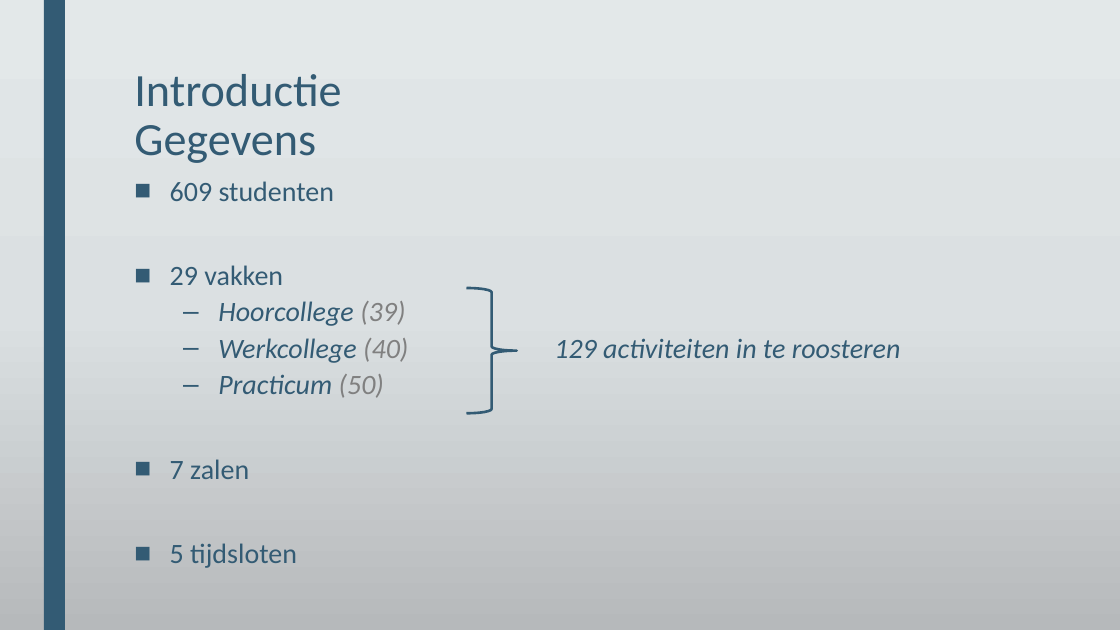
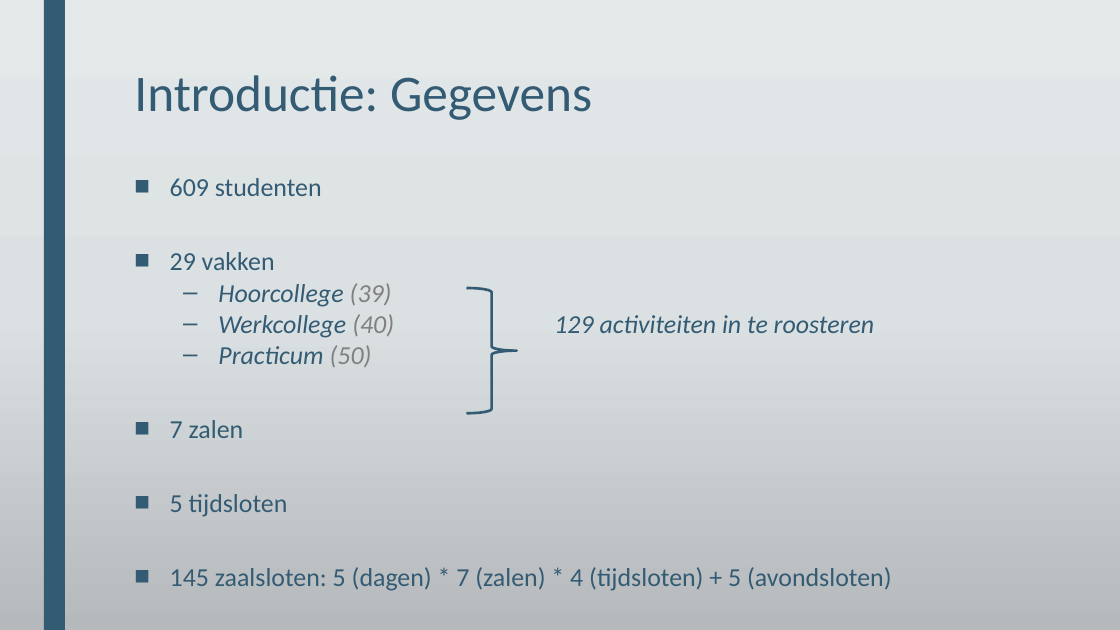
Before and after one commit to DeRoostermakers/Heuristieken, a slide deck: slide 2 of Presentaties/storyboard eindpresentatie.pptx. Drawn at 1120x630 pixels with LibreOffice and Linux fonts; fonts in the diff are those of the drawing; background and template pictures are left out. Boxes give left, top, right and bottom in pixels: in the first picture for what was removed or moved away, otherwise in the second. Text is boxed around its words. In the diff, an @@ line names an element or a change of style, - is before the commit and + after.

```diff
--- a/Presentaties/storyboard eindpresentatie.pptx
+++ b/Presentaties/storyboard eindpresentatie.pptx
@@ title at bbox=[134, 75, 592, 120]: text changed; size 39.6 to 44 pt @@
-Introductie
-Gegevens
+Introductie: Gegevens
@@ text at bbox=[170, 178, 874, 517]: size 24 to 22.2 pt in "609 studenten", "29 vakken", "Hoorcollege (39)", "Werkcollege (40) 129 activiteiten in te roosteren" and 3 more places; line spacing 0.84 to 0.74 @@
@@ text at bbox=[170, 567, 891, 591]: paragraph added @@
+■ 145 zaalsloten: 5 (dagen) * 7 (zalen) * 4 (tijdsloten) + 5 (avondsloten)
```
Also in this commit, not shown: 3 other slides changed, 1 slide added, 6 other files.
